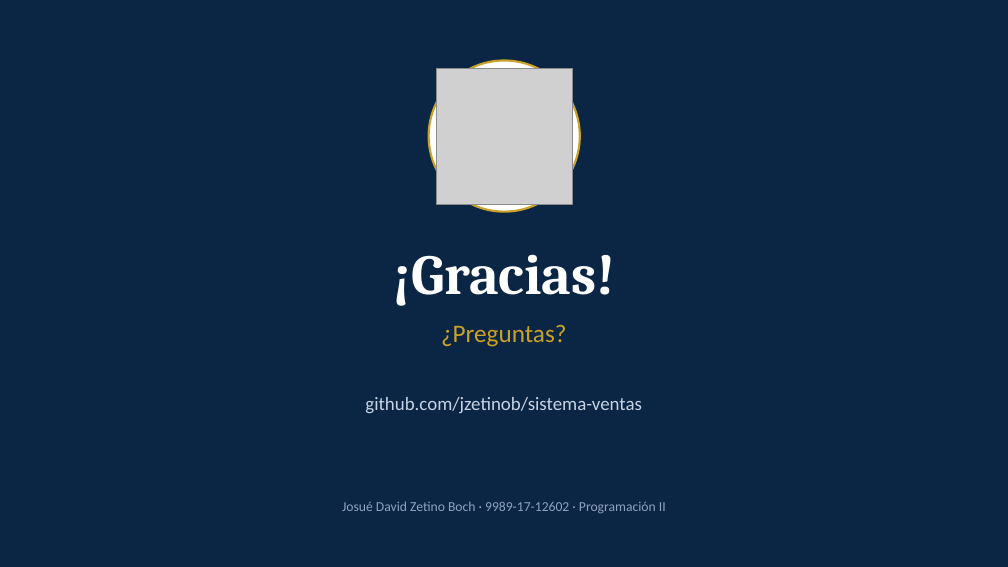
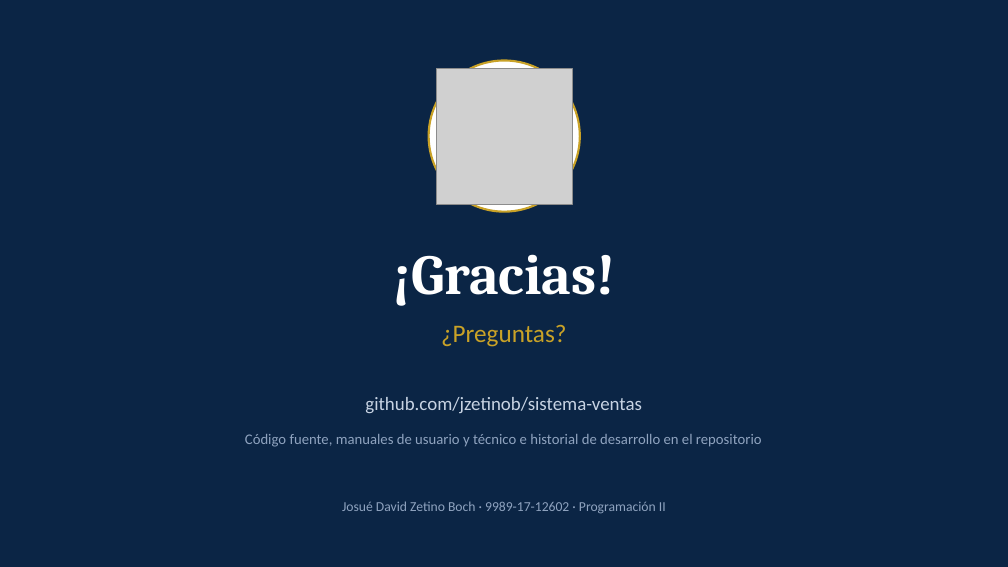
Before and after one commit to jzetinob/sistema-ventas, a slide deck: slide 10 of tareas/07-revision-avance-proyecto/presentacion-avance-sistema-ventas.pptx (slide 16 before the commit). Drawn at 1008x567 pixels with LibreOffice and Linux fonts; fonts in the diff are those of the drawing; grey boxes stand for pictures. Boxes give left, top, right and bottom in pixels: in the first picture for what was removed or moved away, otherwise in the second. Text is boxed around its words. In the diff, an @@ line names an element or a change of style, - is before the commit and + after.

```diff
--- a/tareas/07-revision-avance-proyecto/presentacion-avance-sistema-ventas.pptx
+++ b/tareas/07-revision-avance-proyecto/presentacion-avance-sistema-ventas.pptx
@@ text added at [245,434,762,447], 14 pt, text #8FA3BF @@
+Código fuente, manuales de usuario y técnico e historial de desarrollo en el repositorio
```
Also in this commit, not shown: 8 other slides changed, 6 slides removed, 2 other files.
